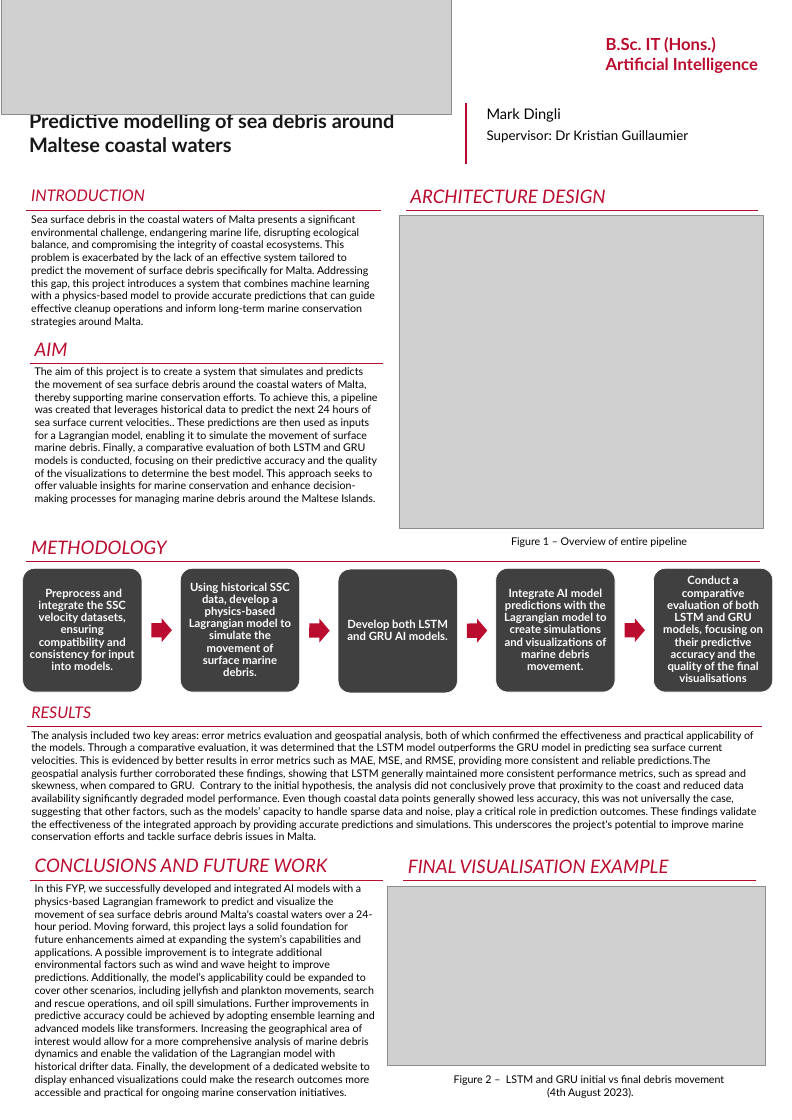
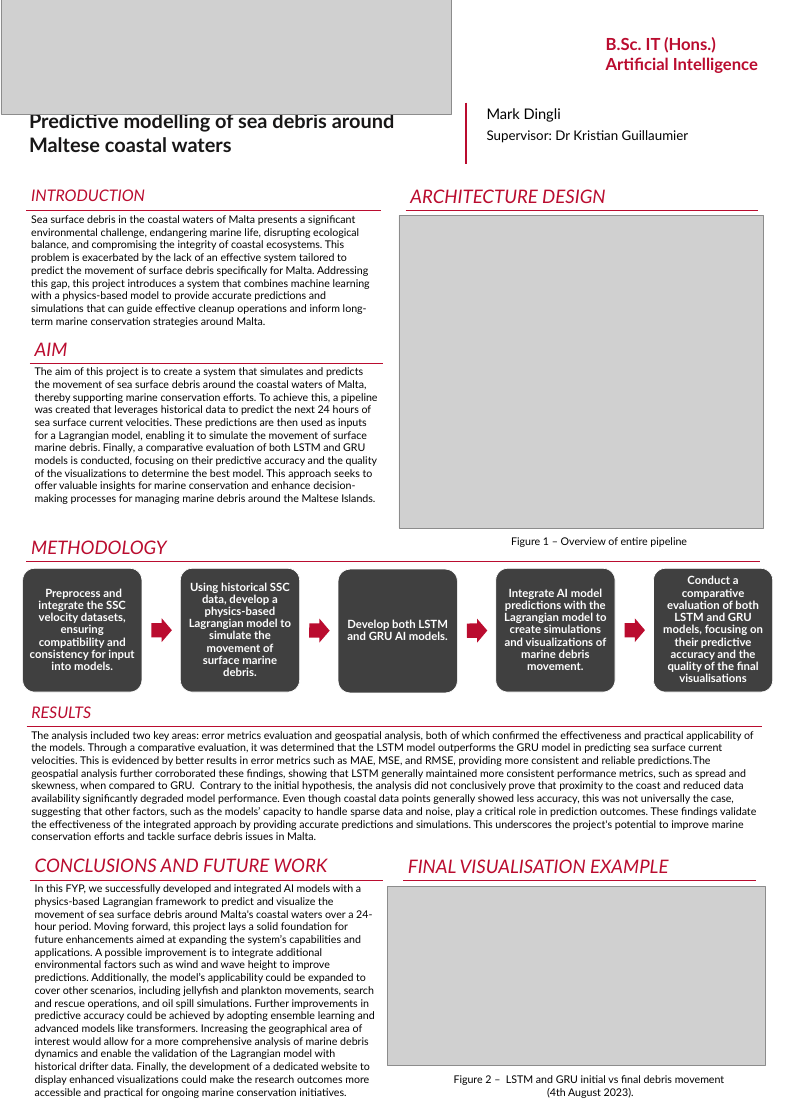
Before and after one commit to markdingli18/FYP_Mark_Dingli, a slide deck: slide 1 of poster.pptx. Drawn at 792x1120 pixels with LibreOffice and Linux fonts; fonts in the diff are those of the drawing; grey boxes stand for pictures. Boxes give left, top, right and bottom in pixels: in the first picture for what was removed or moved away, otherwise in the second. Text is boxed around its words. In the diff, an @@ line names an element or a change of style, - is before the commit and + after.

Commit message:
Poster final Draft 1

```diff
--- a/poster.pptx
+++ b/poster.pptx
@@ table at (x1=26, y1=181, x2=381, y2=381) @@
-row 2, column 1: Sea surface debris in the coastal waters of Malta presents a significant environmental challenge, endangering marine life, disrupting ecological balance, and compromising the integrity of coastal ecosystems. This problem is exacerbated by the lack of an effective system tailored to predict the movement of surface debris specifically for Malta. Addressing this gap, this project introduces a system that combines machine learning with a physics-based model to provide accurate predictions that can guide effective cleanup operations and inform long-term marine conservation strategies around Malta.
+row 2, column 1: Sea surface debris in the coastal waters of Malta presents a significant environmental challenge, endangering marine life, disrupting ecological balance, and compromising the integrity of coastal ecosystems. This problem is exacerbated by the lack of an effective system tailored to predict the movement of surface debris specifically for Malta. Addressing this gap, this project introduces a system that combines machine learning with a physics-based model to provide accurate predictions and simulations that can guide effective cleanup operations and inform long-term marine conservation strategies around Malta.
@@ table at (x1=30, y1=336, x2=383, y2=547) @@
-row 2, column 1: The aim of this project is to create a system that simulates and predicts the movement of sea surface debris around the coastal waters of Malta, thereby supporting marine conservation efforts. To achieve this, a pipeline was created that leverages historical data to predict the next 24 hours of sea surface current velocities.. These predictions are then used as inputs for a Lagrangian model, enabling it to simulate the movement of surface marine debris. Finally, a comparative evaluation of both LSTM and GRU models is conducted, focusing on their predictive accuracy and the quality of the visualizations to determine the best model. This approach seeks to offer valuable insights for marine conservation and enhance decision-making processes for managing marine debris around the Maltese Islands.
+row 2, column 1: The aim of this project is to create a system that simulates and predicts the movement of sea surface debris around the coastal waters of Malta, thereby supporting marine conservation efforts. To achieve this, a pipeline was created that leverages historical data to predict the next 24 hours of sea surface current velocities. These predictions are then used as inputs for a Lagrangian model, enabling it to simulate the movement of surface marine debris. Finally, a comparative evaluation of both LSTM and GRU models is conducted, focusing on their predictive accuracy and the quality of the visualizations to determine the best model. This approach seeks to offer valuable insights for marine conservation and enhance decision-making processes for managing marine debris around the Maltese Islands.
```
Also in this commit, not shown: 2 other files.
